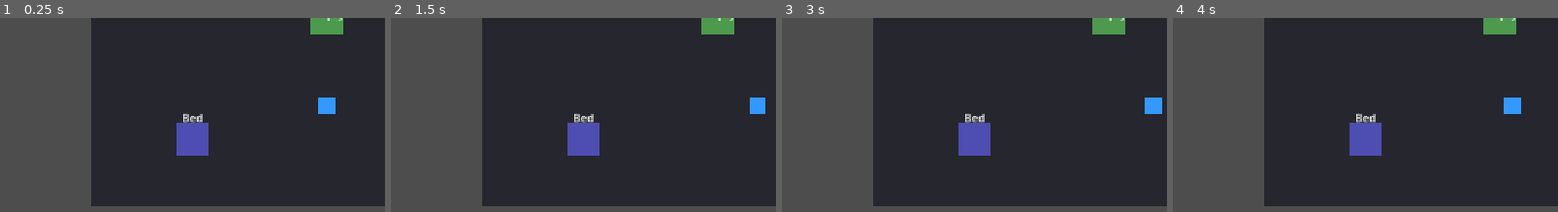
Above: before the commit, frames 1-4 (left to right).
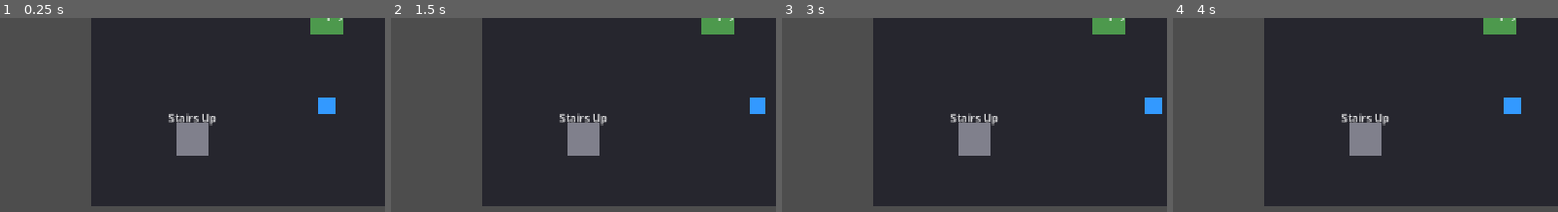
Above: after the commit, the same moments.

Repository: lilyseabrooke/vial-story
Game: Godot game, scene res://scenes/Main.tscn
Two runs of this game, one before a commit and one after it. Both use one fixed random seed, a clock stepped at 60 frames per second and the inputs below.
Inputs:
- Up to frame 1 (0.25 s): no input
- Up to frame 2 (1.5 s): tap Enter at 0.5 s; hold D 0.53-1.28 s; tap E at 0.6 s; tap Space at 0.77, 1.25 s; hold Down from 1.28 s (still down); tap R at 1.35 s
- Up to frame 3 (3 s): tap Space at 1.52, 2.75 s; tap Enter at 2 s; release Down at 2.03 s; hold D 2.03-2.78 s; tap E at 2.1 s; hold Up from 2.78 s (still down); tap R at 2.85 s
- Up to frame 4 (4 s): tap Space at 3.02, 3.77 s; tap Enter at 3.5 s; release Up at 3.53 s; hold A from 3.53 s (still down); tap E at 3.6 s
The pictures show only the part of the screen within x 7-57%, y 50-100%; the shares and areas given below are measured in that part.

The runs differ from the first frame. In frame 1, 1.8% of the frame differs, in the area x 43-57%, y 49-71%; in frame 2, 1.8%; in frame 3, 1.8%; in frame 4, 1.8%.

Commit message:
Add multi-room map system with stairs between Shop and Bedroom
Splits the single-interior room into separate room containers, each with
its own floor and interactables, toggled active/inactive via visibility
and process_mode. A new STAIRS interactable type carries a target room
and spawn position, connecting the Shop and Bedroom in both directions.

Co-Authored-By: Claude Sonnet 5 <noreply@anthropic.com>

Diff:
--- a/scripts/interactable.gd
+++ b/scripts/interactable.gd
@@ -7,7 +7,7 @@
 ## live in the systems already built (Brewing, Shop, Herbalism, Economy,
 ## Clock, Academy) — this is just the spatial trigger for them.
 
-enum Type { BREW_STATION, STOCK_BOX, GROW_PLOT, SUPPLY_SHELF, BED, CLASS_DOOR }
+enum Type { BREW_STATION, STOCK_BOX, GROW_PLOT, SUPPLY_SHELF, BED, CLASS_DOOR, STAIRS }
 
 signal player_entered(interactable: Interactable)
 signal player_exited(interactable: Interactable)
@@ -17,6 +17,10 @@
 @export var prompt_text: String = "interact"
 @export var display_name: String = ""
 @export var visual_color: Color = Color(0.6, 0.6, 0.6)
+
+## STAIRS only: which room to switch to and where to place the player there.
+@export var target_room: String = ""
+@export var spawn_position: Vector2 = Vector2.ZERO
 
 @onready var _visual: ColorRect = $Visual
 @onready var _label: Label = $Label
--- a/scripts/main.gd
+++ b/scripts/main.gd
@@ -31,6 +31,11 @@
 const PLAYER_SCENE := preload("res://scenes/Player.tscn")
 const INTERACTABLE_SCENE := preload("res://scenes/Interactable.tscn")
 
+const SHOP_ROOM_ID := "shop"
+const BEDROOM_ROOM_ID := "bedroom"
+const SHOP_SPAWN := Vector2(400, 400)
+const BEDROOM_SPAWN := Vector2(400, 350)
+
 var _calendar_label: Label
 var _time_label: Label
 var _materials_label: Label
@@ -59,6 +64,12 @@
 
 var _current_interactable: Interactable = null
 
+var _camera: Camera2D
+var _player: CharacterBody2D
+var _rooms: Dictionary = {}             # room_id -> Node2D (room container)
+var _room_camera_centers: Dictionary = {}  # room_id -> Vector2
+var _current_room_id: String = ""
+
 
 func _ready() -> void:
 	print("Vial Story: main scene ready")
@@ -67,7 +78,7 @@
 	_load_upgrades()
 	_load_seeds()
 	_grant_starting_ingredients()
-	_build_room()
+	_build_rooms()
 	_build_hud()
 
 	Clock.minute_tick.connect(_on_minute_tick)
@@ -130,45 +141,49 @@
 		Inventory.add_ingredient(id, STARTING_INGREDIENTS[id])
 
 
-## Builds the top-down room: floor, camera, player, and every interactable.
-## See docs/design/systems.md, system 12 — scope is deliberately a single
-## small interior, not open-world; classes/love-interests stay VN-scene-only.
-func _build_room() -> void:
-	var floor_rect := ColorRect.new()
-	floor_rect.color = Color(0.15, 0.15, 0.18)
-	floor_rect.position = Vector2(50, 50)
-	floor_rect.size = Vector2(700, 500)
-	add_child(floor_rect)
-
-	var camera := Camera2D.new()
-	camera.position = Vector2(400, 300)
-	add_child(camera)
-	camera.make_current()
-
-	var player := PLAYER_SCENE.instantiate()
-	player.add_to_group("player")
-	player.position = Vector2(400, 400)
-	add_child(player)
+## Builds every room (floor + interactables) up front, plus the shared camera
+## and player, then activates the starting room. See docs/design/systems.md,
+## system 12 — scope is deliberately a couple of small interiors connected by
+## stairs, not open-world; classes/love-interests stay VN-scene-only.
+func _build_rooms() -> void:
+	_build_shop_room()
+	_build_bedroom_room()
+
+	# Added after the rooms so they draw on top of each room's floor — 2D draw
+	# order follows tree order, and rooms are siblings of the player/camera.
+	_camera = Camera2D.new()
+	add_child(_camera)
+	_camera.make_current()
+
+	_player = PLAYER_SCENE.instantiate()
+	_player.add_to_group("player")
+	add_child(_player)
+
+	_switch_room(SHOP_ROOM_ID, SHOP_SPAWN)
+
+
+func _build_shop_room() -> void:
+	var room := _add_room(SHOP_ROOM_ID, Vector2(50, 50), Vector2(700, 500))
 
 	_add_interactable(
-		Interactable.Type.BREW_STATION, STATION_ID, "open brewing options",
+		room, Interactable.Type.BREW_STATION, STATION_ID, "open brewing options",
 		"Alembic", Color(0.8, 0.4, 0.2), Vector2(200, 150)
 	)
 	_add_interactable(
-		Interactable.Type.STOCK_BOX, "", "stock the shop",
+		room, Interactable.Type.STOCK_BOX, "", "stock the shop",
 		"Stock Box", Color(0.4, 0.7, 0.4), Vector2(600, 150)
 	)
 	_add_interactable(
-		Interactable.Type.SUPPLY_SHELF, "", "buy supplies",
+		room, Interactable.Type.SUPPLY_SHELF, "", "buy supplies",
 		"Supply Shelf", Color(0.6, 0.5, 0.3), Vector2(600, 300)
 	)
 	_add_interactable(
-		Interactable.Type.BED, "", "sleep",
-		"Bed", Color(0.3, 0.3, 0.7), Vector2(200, 450)
-	)
-	_add_interactable(
-		Interactable.Type.CLASS_DOOR, "", "attend class (if in session)",
+		room, Interactable.Type.CLASS_DOOR, "", "attend class (if in session)",
 		"Classroom Door", Color(0.7, 0.7, 0.2), Vector2(650, 450)
+	)
+	_add_stairs(
+		room, BEDROOM_ROOM_ID, BEDROOM_SPAWN, "go upstairs to the Bedroom",
+		"Stairs Up", Vector2(200, 450)
 	)
 
 	for i in Herbalism.plots.size():
@@ -176,8 +191,41 @@
 		_add_grow_plot_interactable(plot.id, Vector2(400, 150 + i * 120))
 
 
+func _build_bedroom_room() -> void:
+	var room := _add_room(BEDROOM_ROOM_ID, Vector2(50, 50), Vector2(700, 500))
+
+	_add_interactable(
+		room, Interactable.Type.BED, "", "sleep",
+		"Bed", Color(0.3, 0.3, 0.7), Vector2(400, 200)
+	)
+	_add_stairs(
+		room, SHOP_ROOM_ID, SHOP_SPAWN, "go downstairs to the Shop",
+		"Stairs Down", Vector2(400, 450)
+	)
+
+
+## Creates a room container (floor + interactable holder), registers its
+## camera center, and adds it to the scene tree, initially inactive.
+func _add_room(room_id: String, floor_pos: Vector2, floor_size: Vector2) -> Node2D:
+	var room := Node2D.new()
+	room.name = room_id
+	add_child(room)
+
+	var floor_rect := ColorRect.new()
+	floor_rect.color = Color(0.15, 0.15, 0.18)
+	floor_rect.position = floor_pos
+	floor_rect.size = floor_size
+	room.add_child(floor_rect)
+
+	_rooms[room_id] = room
+	_room_camera_centers[room_id] = floor_pos + floor_size * 0.5
+	room.visible = false
+	room.process_mode = Node.PROCESS_MODE_DISABLED
+	return room
+
+
 func _add_interactable(
-	type: Interactable.Type, target_id: String, prompt: String,
+	parent: Node, type: Interactable.Type, target_id: String, prompt: String,
 	display_name: String, color: Color, pos: Vector2
 ) -> Interactable:
 	var interactable: Interactable = INTERACTABLE_SCENE.instantiate()
@@ -187,19 +235,56 @@
 	interactable.display_name = display_name
 	interactable.visual_color = color
 	interactable.position = pos
-	add_child(interactable)
+	parent.add_child(interactable)
 	interactable.player_entered.connect(_on_player_entered_interactable)
 	interactable.player_exited.connect(_on_player_exited_interactable)
 	return interactable
 
 
+func _add_stairs(
+	parent: Node, target_room: String, spawn_position: Vector2, prompt: String,
+	display_name: String, pos: Vector2
+) -> Interactable:
+	var interactable := _add_interactable(
+		parent, Interactable.Type.STAIRS, "", prompt,
+		display_name, Color(0.5, 0.5, 0.55), pos
+	)
+	interactable.target_room = target_room
+	interactable.spawn_position = spawn_position
+	return interactable
+
+
 func _add_grow_plot_interactable(plot_id: String, pos: Vector2) -> void:
 	var interactable := _add_interactable(
-		Interactable.Type.GROW_PLOT, plot_id, "plant/harvest",
+		_rooms[SHOP_ROOM_ID], Interactable.Type.GROW_PLOT, plot_id, "plant/harvest",
 		plot_id, Color(0.3, 0.6, 0.3), pos
 	)
 	_plot_nodes[plot_id] = interactable
 	_update_plot_label(plot_id)
+
+
+## The one place rooms get (de)activated: toggles visibility + processing on
+## the room containers, moves the shared player/camera, and clears any
+## interaction state left over from the room we just left.
+func _switch_room(room_id: String, spawn_position: Vector2) -> void:
+	if _current_room_id != "":
+		var previous_room: Node2D = _rooms[_current_room_id]
+		previous_room.visible = false
+		previous_room.process_mode = Node.PROCESS_MODE_DISABLED
+
+	_current_interactable = null
+	if _prompt_label:
+		_prompt_label.text = ""
+	if _menu_scene:
+		_menu_scene.close()
+
+	_current_room_id = room_id
+	var room: Node2D = _rooms[room_id]
+	room.visible = true
+	room.process_mode = Node.PROCESS_MODE_INHERIT
+
+	_player.position = spawn_position
+	_camera.position = _room_camera_centers[room_id]
 
 
 func _build_hud() -> void:
@@ -370,6 +455,8 @@
 			_attend_class()
 		Interactable.Type.GROW_PLOT:
 			_interact_grow_plot(_current_interactable.target_id)
+		Interactable.Type.STAIRS:
+			_switch_room(_current_interactable.target_room, _current_interactable.spawn_position)
 
 
 func _toggle_menu(content: Control, title: String) -> void:
Not shown, changed: docs/design/systems.md
